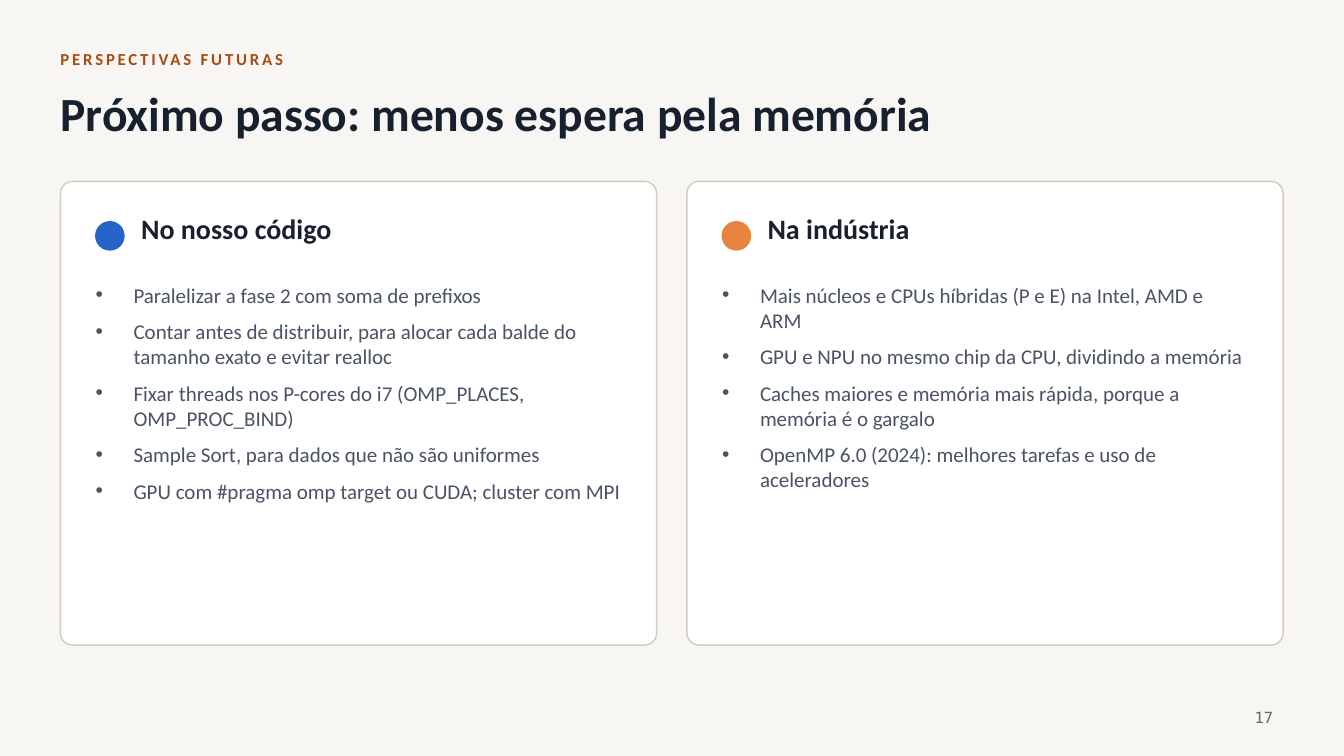
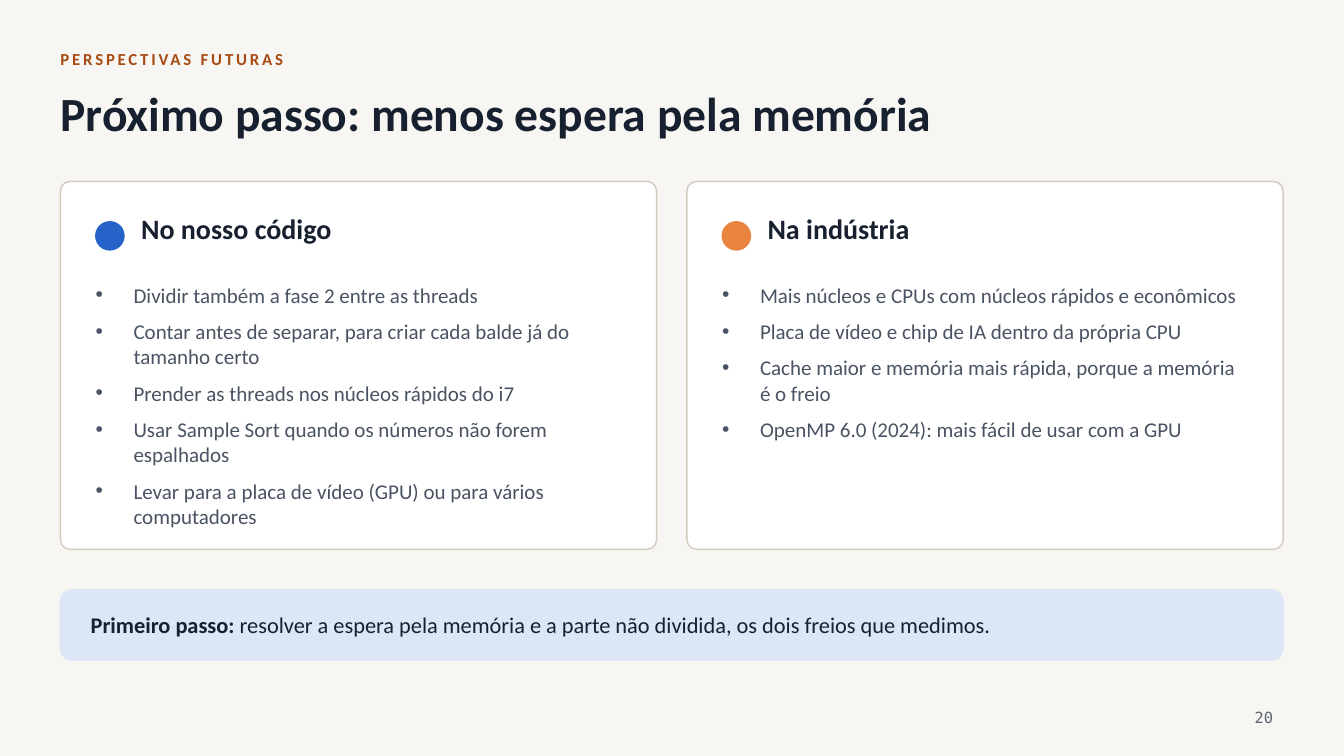
Before and after one commit to Dev2MundialMix/m3_1_bucket_sort, a slide deck: slide 20 of apresentacao/bucket_sort_openmp.pptx (slide 17 before the commit). Drawn at 1344x756 pixels with LibreOffice and Linux fonts; fonts in the diff are those of the drawing. Boxes give left, top, right and bottom in pixels: in the first picture for what was removed or moved away, otherwise in the second. Text is boxed around its words. In the diff, an @@ line names an element or a change of style, - is before the commit and + after.

```diff
--- a/apresentacao/bucket_sort_openmp.pptx
+++ b/apresentacao/bucket_sort_openmp.pptx
@@ rounded rectangle: place and size @@
-rounded rectangle at [60,181,657,645]
+rounded rectangle at [60,181,657,549]
@@ rounded rectangle: place and size @@
-rounded rectangle at [688,181,1285,645]
+rounded rectangle at [688,181,1285,549]
@@ text at [134,288,569,528]: text changed @@
-• Paralelizar a fase 2 com soma de prefixos
-• Contar antes de distribuir, para alocar cada balde do tamanho exato e evitar realloc
-• Fixar threads nos P-cores do i7 (OMP_PLACES, OMP_PROC_BIND)
-• Sample Sort, para dados que não são uniformes
-• GPU com #pragma omp target ou CUDA; cluster com MPI
+• Dividir também a fase 2 entre as threads
+• Contar antes de separar, para criar cada balde já do tamanho certo
+• Prender as threads nos núcleos rápidos do i7
+• Usar Sample Sort quando os números não forem espalhados
+• Levar para a placa de vídeo (GPU) ou para vários computadores
@@ text at [760,288,1236,441]: text changed @@
-• Mais núcleos e CPUs híbridas (P e E) na Intel, AMD e ARM
-• GPU e NPU no mesmo chip da CPU, dividindo a memória
-• Caches maiores e memória mais rápida, porque a memória é o gargalo
-• OpenMP 6.0 (2024): melhores tarefas e uso de aceleradores
+• Mais núcleos e CPUs com núcleos rápidos e econômicos
+• Placa de vídeo e chip de IA dentro da própria CPU
+• Cache maior e memória mais rápida, porque a memória é o freio
+• OpenMP 6.0 (2024): mais fácil de usar com a GPU
@@ rounded rectangle added at [60,590,1284,660], fill #DCE6F7, outline #DCE6F7 1 pt @@
@@ text added at [91,617,990,637], 16 pt, text #16202E @@
+Primeiro passo: resolver a espera pela memória e a parte não dividida, os dois freios que medimos.
@@ page number at [1255,711,1274,723]: text changed @@
-17
+20
```
Also in this commit, not shown: 16 other slides changed, 3 slides added, 1 other file.
